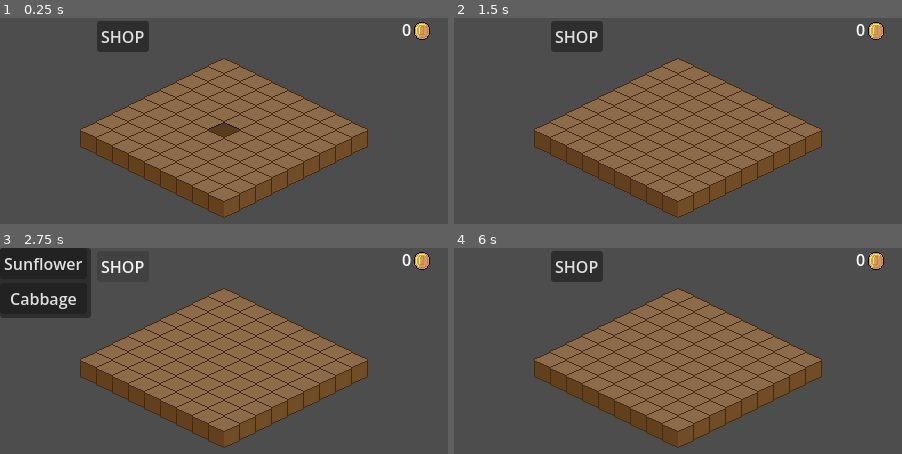
Above: before the commit, frames 1-4 (two rows, left to right).
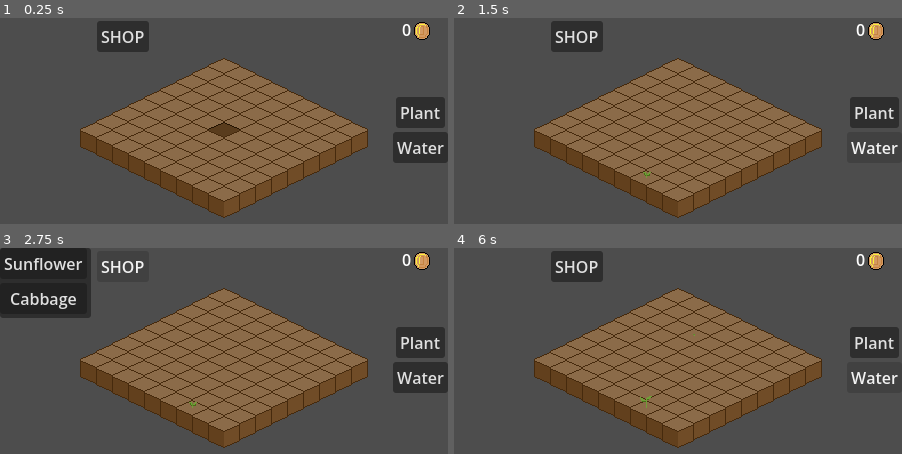
Above: after the commit, the same moments.

Repository: Ronph/godot-idle-garden
Game: Godot game, scene res://Scenes/Garden.tscn
Two runs of this game, one before a commit and one after it. Both use one fixed random seed, a clock stepped at 60 frames per second and the inputs below.
Inputs (mouse positions are in pixels of both pictures, inside the frame that each line leads up to):
- Up to frame 1 (0.25 s): no input
- Up to frame 2 (1.5 s): click (875, 112) at 0.5 s, where only the run after the commit has a clickable "Plant"; click (875, 147) at 1.25 s, where only the run after the commit has a clickable "Water"
- Up to frame 3 (2.75 s): click "SHOP" at 2 s
- Up to frame 4 (6 s): click "Sunflower" at 2.75 s; click "Cabbage" at 3.5 s; click "SHOP" at 4.25 s; click (875, 342) at 5 s, where only the run after the commit has a clickable "Plant"; click (875, 377) at 5.75 s, where only the run after the commit has a clickable "Water"

The runs differ from the first frame. In frame 1, 3.4% of the frame differs, in the area x 87-100%, y 38-71%; in frame 2, 1.9%; in frame 3, 3.4%, in the area x 42-100%, y 38-78%; in frame 4, 1.9%.

Commit message:
added functional plant and water buttons

Diff:
--- a/Scenes/Garden.tscn
+++ b/Scenes/Garden.tscn
@@ -126,6 +126,33 @@
 layout_mode = 2
 text = "Cabbage"
 
+[node name="VBoxContainer" type="VBoxContainer" parent="UIManager" unique_id=1018333093]
+anchors_preset = 6
+anchor_left = 1.0
+anchor_top = 0.5
+anchor_right = 1.0
+anchor_bottom = 0.5
+offset_left = -55.0
+offset_top = -33.0
+offset_bottom = 33.0
+grow_horizontal = 0
+grow_vertical = 2
+size_flags_horizontal = 4
+size_flags_vertical = 4
+
+[node name="Plant_button" type="Button" parent="UIManager/VBoxContainer" unique_id=1021713783]
+layout_mode = 2
+size_flags_horizontal = 4
+size_flags_vertical = 4
+text = "Plant"
+
+[node name="Water_button" type="Button" parent="UIManager/VBoxContainer" unique_id=772637789]
+layout_mode = 2
+size_flags_horizontal = 4
+size_flags_vertical = 4
+text = "Water
+"
+
 [node name="Label" type="Label" parent="." unique_id=223644544]
 offset_right = 40.0
 offset_bottom = 23.0
@@ -136,3 +163,5 @@
 [connection signal="pressed" from="UIManager/ShopButton" to="UIManager" method="_on_shop_button_pressed"]
 [connection signal="pressed" from="UIManager/ShopPanel/VBoxContainer/geButton" to="UIManager" method="_on_sunflower_button_pressed"]
 [connection signal="pressed" from="UIManager/ShopPanel/VBoxContainer/caButton" to="UIManager" method="_on_cabbage_button_pressed"]
+[connection signal="pressed" from="UIManager/VBoxContainer/Plant_button" to="UIManager" method="_on_plant_button_pressed"]
+[connection signal="pressed" from="UIManager/VBoxContainer/Water_button" to="UIManager" method="_on_water_button_pressed"]
--- a/Scripts/GameManager.gd
+++ b/Scripts/GameManager.gd
@@ -3,8 +3,8 @@
 signal gained_coins(int)
 
 var coins : int
+var unlocked_flowers: Array = ["Sunflower"]
 
-var unlocked_flowers: Array = ["Sunflower"]
 
 var currentFlower = "SunFlower"
 func unlock_flower(flower:String, cost:int):
@@ -12,6 +12,7 @@
 		coins -= cost
 		unlocked_flowers.append(flower)
 
+
 func gain_coins(coins_gained:int):
 	coins += coins_gained
 	emit_signal("gained_coins", coins)
--- a/Scripts/UI/ui_manager.gd
+++ b/Scripts/UI/ui_manager.gd
@@ -1,15 +1,23 @@
 extends CanvasLayer
+
+@onready var earth: TileMapLayer = $"../TileMaps/Earth"
 
 func _ready():
 	GameManager.gained_coins.connect(update_coin_display)
 	$ShopPanel.hide()
+
+
 func update_coin_display(total):
 	$CoinCount.text = str(total)
+
+
 func _on_shop_button_pressed():
 	$ShopPanel.visible = !$ShopPanel.visible
 
+
 func _on_sunflower_button_pressed():
 	GameManager.currentFlower = "SunFlower"
+
 
 #Check if there is  enough money, deducts it then sets cabbage as current flower and keeps it unlocked.
 #You can switch back by pressing the sunflower button. Its defualt flower so doesnt need to be unlocked
@@ -19,3 +27,13 @@
 		GameManager.currentFlower = "Cabbage"
 		GameManager.unlocked_flowers.append("Cabbage")
 		update_coin_display(GameManager.coins)
+
+
+
+
+func _on_plant_button_pressed() -> void:
+	earth.plant()
+
+
+func _on_water_button_pressed() -> void:
+	earth.water()
--- a/Scripts/earth.gd
+++ b/Scripts/earth.gd
@@ -29,9 +29,50 @@
 	if tileDic.has(str(tile)):
 		set_cell(tile, 0, Vector2i(0, 0), 0)
 
-		if Input.is_action_just_pressed("leftClick"):
-			var nameStage = flowers.place_flower(tile, tileDic[str(tile)][0], tileDic[str(tile)][1] + 1, tileDic[str(tile)][2], tileDic[str(tile)][3])
-			tileDic[str(tile)] = nameStage
+		#if Input.is_action_just_pressed("leftClick"):
+			#var nameStage = flowers.place_flower(tile, tileDic[str(tile)][0], tileDic[str(tile)][1] + 1, tileDic[str(tile)][2], tileDic[str(tile)][3])
+			#tileDic[str(tile)] = nameStage
+
+
+func plant():
+	var lookingForFree = true
+	var dupe = tileDic.duplicate()
+	while lookingForFree:
+		if len(dupe) == 0:
+			lookingForFree = false
+			break
+
+		var currTile = dupe.keys().pick_random()
+		if tileDic[currTile][0] == "":
+			var x = tileDic[currTile][2]
+			var y = tileDic[currTile][3]
+			var flowName = tileDic[currTile][0]
+			var stage = tileDic[currTile][1]+1
+			tileDic[currTile] = flowers.place_random_flower(Vector2i(x, y), flowName, stage, x, y)
+			lookingForFree = false
+		else:
+			dupe.erase(currTile)
+
+
+
+func water():
+	var lookingForFree = true
+	var dupe = tileDic.duplicate()
+	while lookingForFree:
+		if len(dupe) == 0:
+			lookingForFree = false
+			break
+
+		var currTile = dupe.keys().pick_random()
+		if tileDic[currTile][0] != "":
+			var x = tileDic[currTile][2]
+			var y = tileDic[currTile][3]
+			var flowName = tileDic[currTile][0]
+			var stage = tileDic[currTile][1]+1
+			tileDic[currTile] = flowers.water_random_flower(Vector2i(x, y), flowName, stage, x, y)
+			lookingForFree = false
+		else:
+			dupe.erase(currTile)
 
 
 func reset_tiles():
--- a/Scripts/flowers.gd
+++ b/Scripts/flowers.gd
@@ -26,3 +26,16 @@
 		erase_cell(tile)
 		GameManager.gain_coins(flowerDic[flowName][2])
 		return ["", -1, x, y]
+
+func place_random_flower(tile, _flowName, _stage, x, y):
+	set_cell(tile, flowerDic[currentFlower][0], Vector2i(0, 0), 0)
+	return [currentFlower, 0, x, y]
+
+func water_random_flower(tile, flowName, stage, x, y):
+	if stage < flowerDic[flowName][1]:
+		set_cell(tile, flowerDic[flowName][0], Vector2i(stage, 0), 0)
+		return [flowName, stage, x, y]
+	else:
+		erase_cell(tile)
+		GameManager.gain_coins(flowerDic[flowName][2])
+		return ["", -1, x, y]
